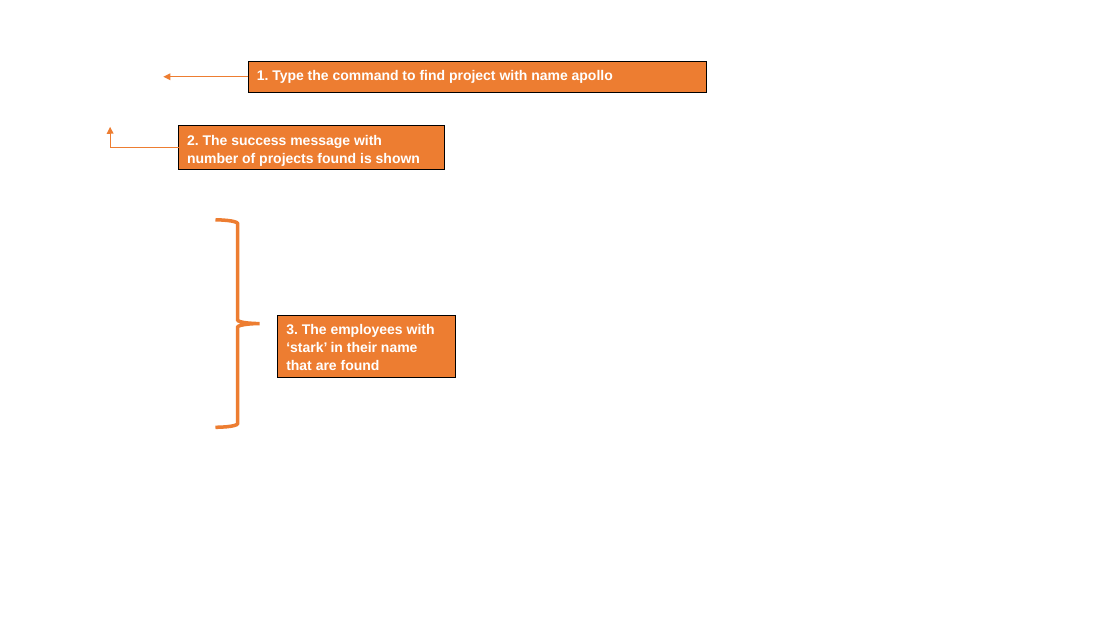
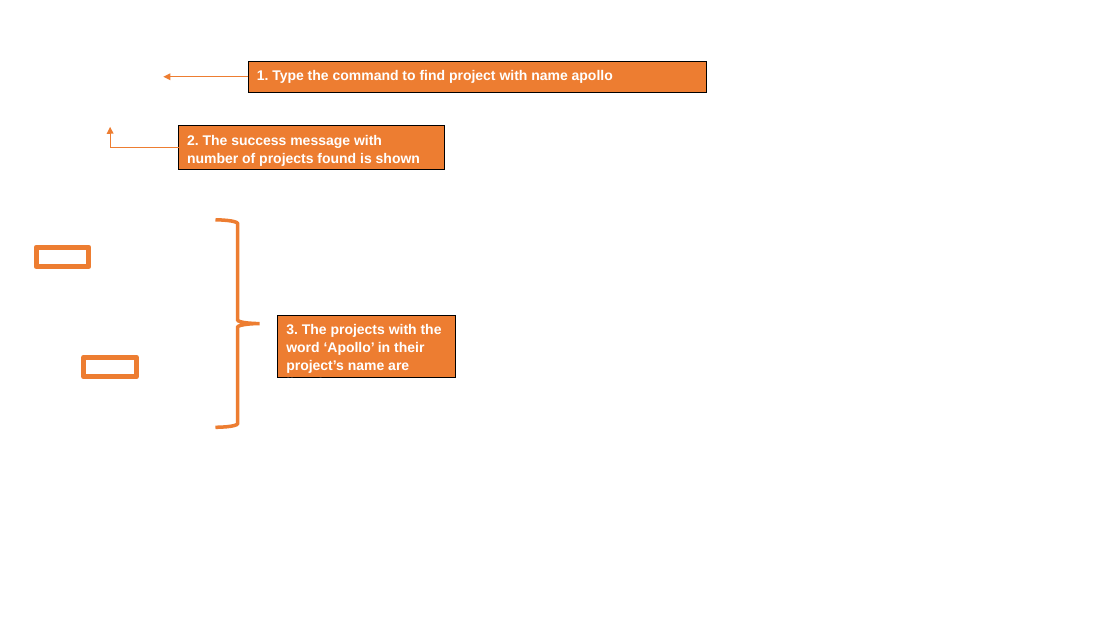
Before and after one commit to shunnizuka/main, a slide deck: slide 9 of docs/diagrams/Shune'sCommand.pptx. Drawn at 1120x630 pixels with LibreOffice and Linux fonts; fonts in the diff are those of the drawing; background and template pictures are left out. Boxes give left, top, right and bottom in pixels: in the first picture for what was removed or moved away, otherwise in the second. Text is boxed around its words. In the diff, an @@ line names an element or a change of style, - is before the commit and + after.

```diff
--- a/docs/diagrams/Shune'sCommand.pptx
+++ b/docs/diagrams/Shune'sCommand.pptx
@@ rectangle added at [36, 247, 89, 266], outline #ED7D31 4.5 pt @@
@@ text in rectangle at [286, 324, 442, 378]: text changed @@
-3. The employees with ‘stark’ in their name that are found
+3. The projects with the word ‘Apollo’ in their project’s name are listed
@@ rectangle added at [84, 357, 137, 376], outline #ED7D31 4.5 pt @@
```
Also in this commit, not shown: 6 other slides changed, 1 slide added, 10 other files.
